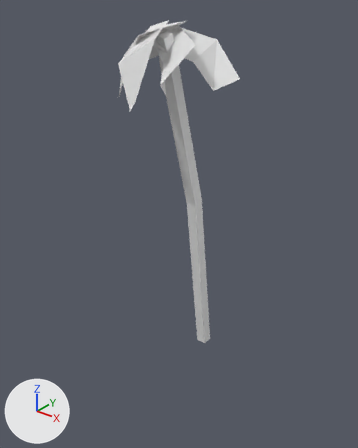
An edit to the Blender file code/assets/palm_tree/model.blend, drawn before and after from the same camera.
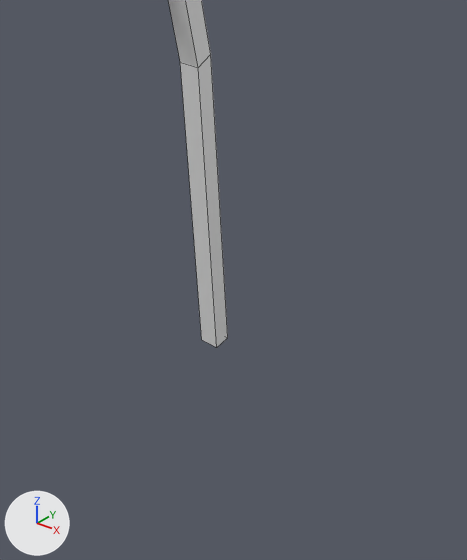
Each version is shown whole from a camera (50 mm lens) standing at (50.0, -71.1, 68.1) and looking at (-3.0, -4.9, 27.1), then close up on the part from 27% to 92% of the width and 39% to 100% of the height. Lighting does not change. The marker at lower left points along +X, +Y and +Z. The close-ups show mesh edges as thin lines.

Before the edit, the objects in view are built like this:
```python
me_cube_001 = bpy.data.meshes.new('Cube.001')
me_cube_001.from_pydata(...)  # 52 vertices, 26 faces; spans x -11.2..10.5, y -20.2..1.0, z -1.0..63.7
me_cube_001.materials.append(mat_palm_tree)  # white #e7e7e7
# before: 0 (-1.0, -1.0, -1.0) at pixel (201, 339), 2 (-1.0, 1.0, -1.0), 4 (1.0, -1.0, -1.0) at pixel (216, 347), 6 (1.0, 1.0, -1.0) at pixel (227, 337)
ob_palm_tree = bpy.data.objects.new('palm_tree', me_cube_001)
ob_palm_tree.location = (0.24, -0.31, -0.49)
```
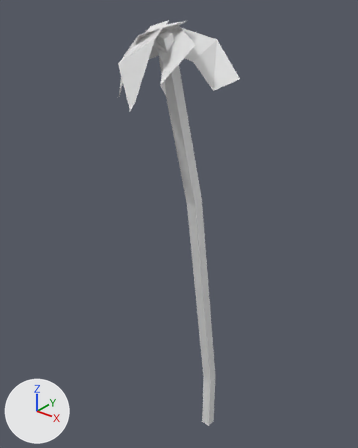
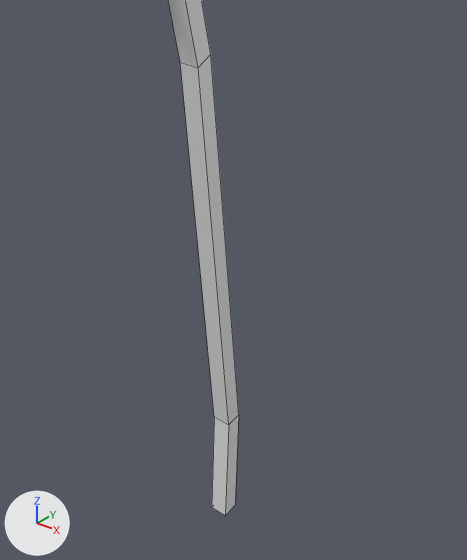
Commit message: Make tree go lower into ground.

Changed parts and their boxes [x1, y1, x2, y2] in the close-ups (467 x 560 px):
```json
{"object": "palm_tree", "change": "reshaped", "before": [168, 0, 228, 347], "after": [168, 0, 239, 516]}
{"part": 1, "of": "me_cube_001", "change": "built on", "before": [181, 63, 228, 347], "after": [181, 63, 239, 516]}
```

Scene script edits in JSON lines:
```json
{"block": "me_cube_001", "where": "me_cube_001.from_pydata(...)  # 52 vertices, 26 faces; spans x -11.2..10.5, y -20.2..1.0, z -1.0..63.7"}
{"block": "me_cube_001", "where": "# used by ob_palm_tree; location = (0.24, -0.31, -0.49)"}
{"block": "me_cube_001", "where": "# verts and faces of me_cube_001; kept vertices keep their numbers, new ones are numbered from 52"}
{"block": "me_cube_001", "change": "me_cube_001 part 1"}
{"op": "add", "block": "me_cube_001", "code": "delete_faces([(0, 2, 6, 4)])"}
{"op": "add", "block": "me_cube_001", "code": "for i in [0, 2, 4, 6]: verts[i] += (0.0, 2.7, -12.7)"}
{"op": "add", "block": "me_cube_001", "code": "for new, old in zip([*range(52, 56)], [0, 2, 4, 6]): verts[new] = verts[old] + (0.0, 0.0, -14.2)"}
{"op": "add", "block": "me_cube_001", "code": "faces += [(0, 2, 53, 52), (52, 53, 55, 54), (4, 54, 55, 6), (0, 52, 54, 4), (2, 6, 55, 53)]"}
```
